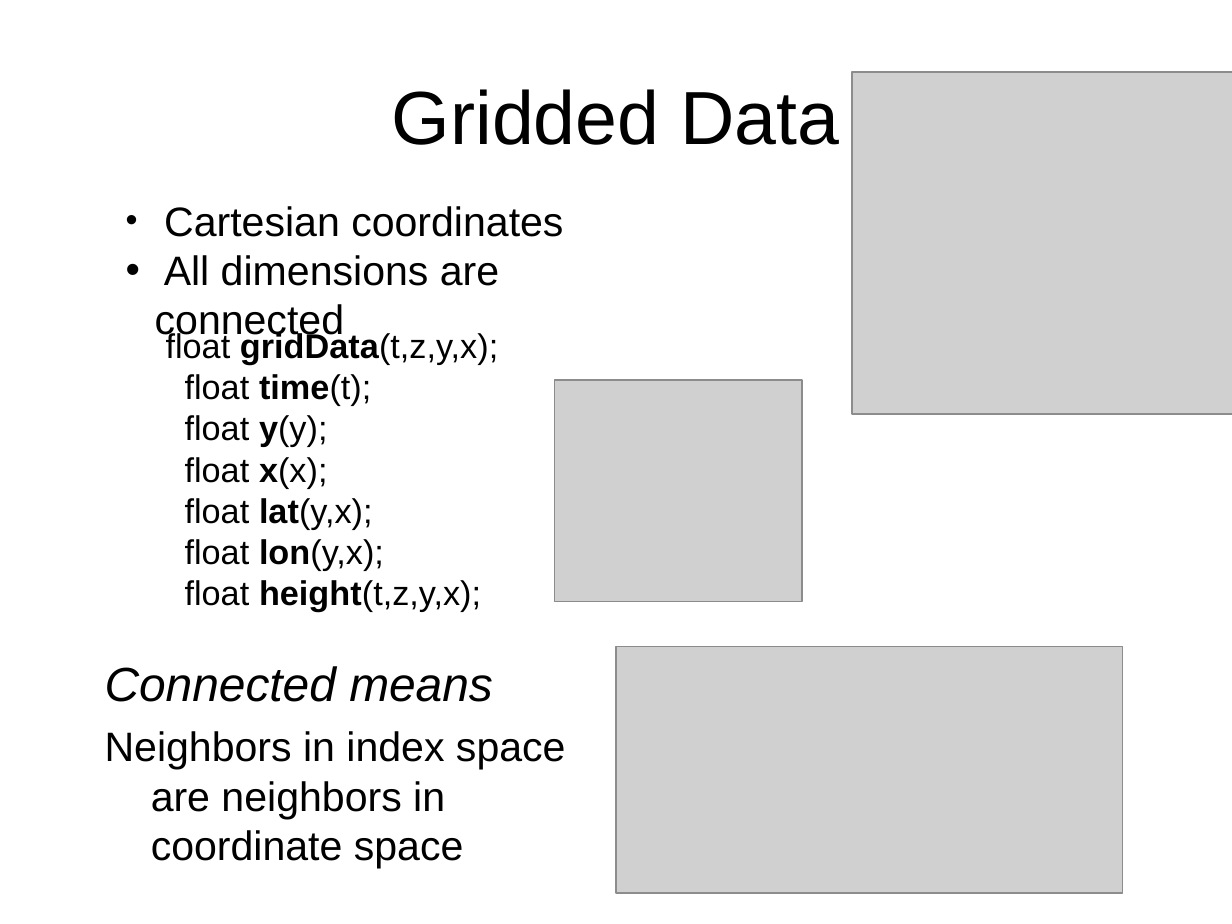
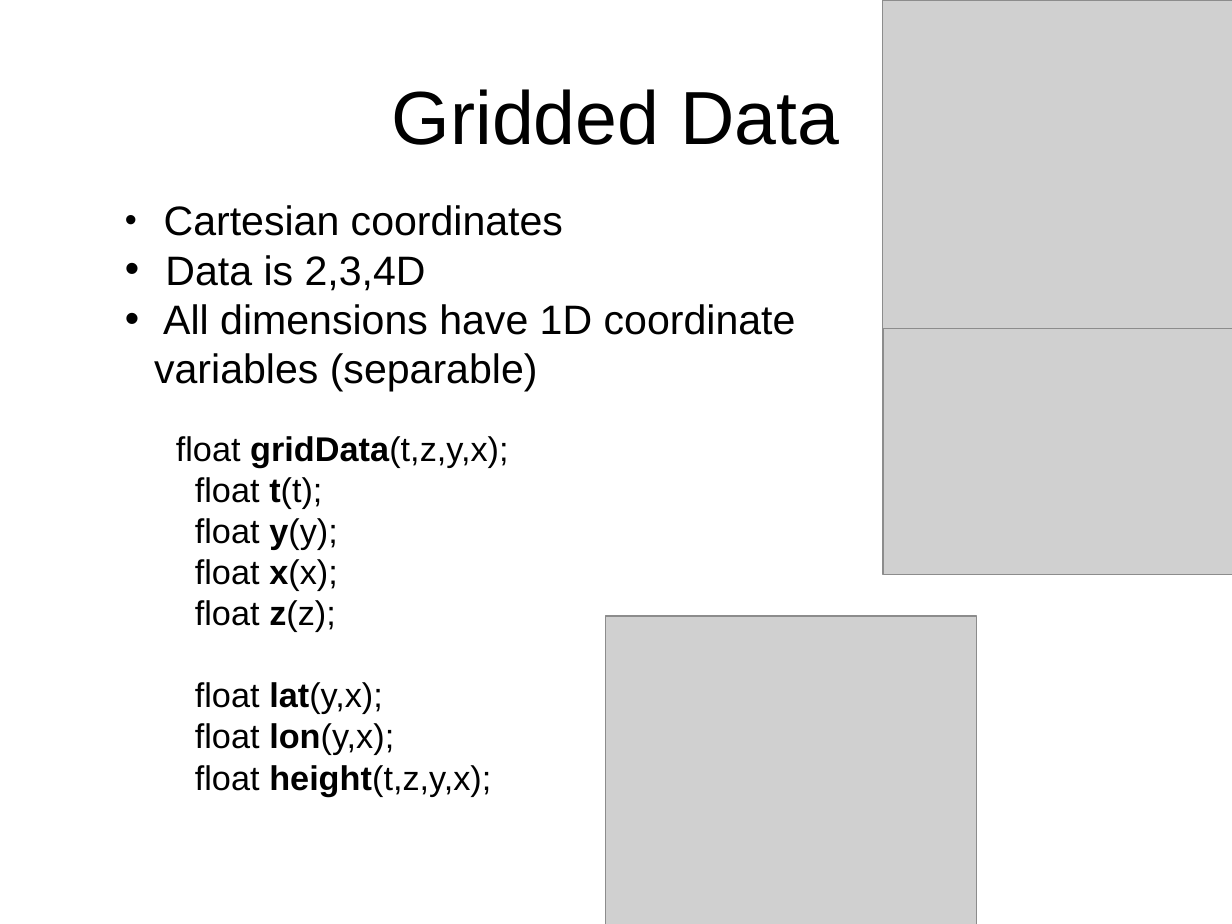
Before and after one commit to ooici-eoi/THREDDS, a slide deck: slide 34 of docs/web/netcdf-java/site/tutorial/CDMoverview.ppt (slide 23 before the commit). Drawn at 1232x924 pixels with LibreOffice and Linux fonts; fonts in the diff are those of the drawing; grey boxes stand for pictures; background and template pictures are left out. Boxes give left, top, right and bottom in pixels: in the first picture for what was removed or moved away, otherwise in the second. Text is boxed around its words. In the diff, an @@ line names an element or a change of style, - is before the commit and + after.

```diff
--- a/docs/web/netcdf-java/site/tutorial/CDMoverview.ppt
+++ b/docs/web/netcdf-java/site/tutorial/CDMoverview.ppt
@@ picture: place and size @@
-picture at (853, 71, 1232, 414)
+picture at (883, 0, 1232, 342)
@@ text at (154, 255, 796, 392): text changed @@
-• All dimensions are connected
+• Data is 2,3,4D
+• All dimensions have 1D coordinate variables (separable)
@@ picture: place and size @@
-picture at (554, 379, 802, 601)
+picture at (883, 329, 1232, 575)
@@ text "float gridData(t,z,y,x);": place and size @@
-text "float gridData(t,z,y,x);" at (166, 331, 498, 611)
+text "float gridData(t,z,y,x);" at (176, 436, 508, 796)
@@ text at (195, 477, 322, 509): text changed @@
-float time(t);
+float t(t);
@@ text at (195, 600, 336, 632): paragraph added @@
+float z(z);
@@ picture: place and size @@
-picture at (616, 647, 1122, 893)
+picture at (606, 616, 977, 924)
@@ text removed at (105, 666, 566, 868) @@
-Connected means
-Neighbors in index space are neighbors in coordinate space
```
Also in this commit, not shown: 13 other slides changed, 30 slides added, 18 slides removed.
